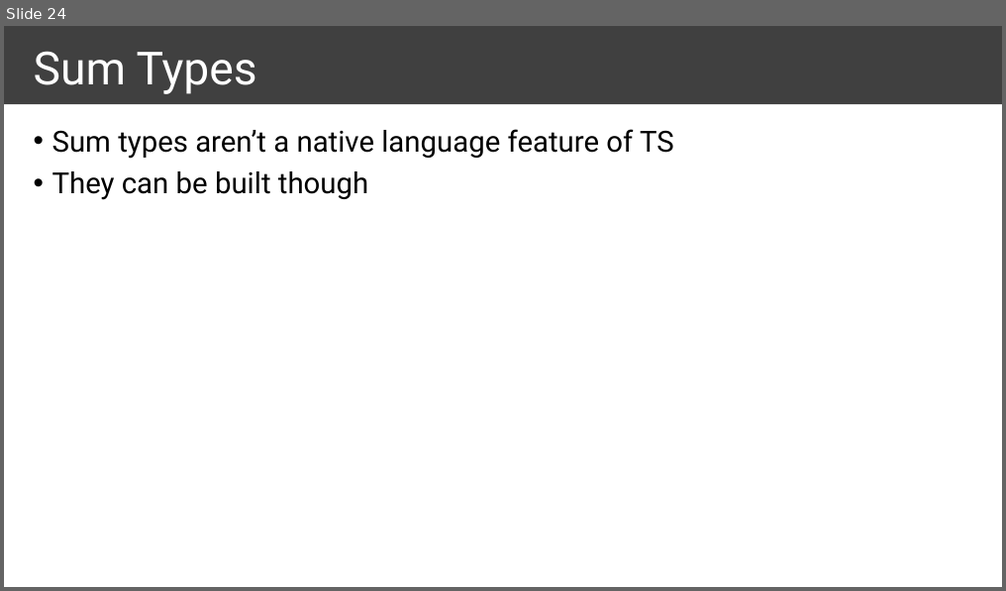
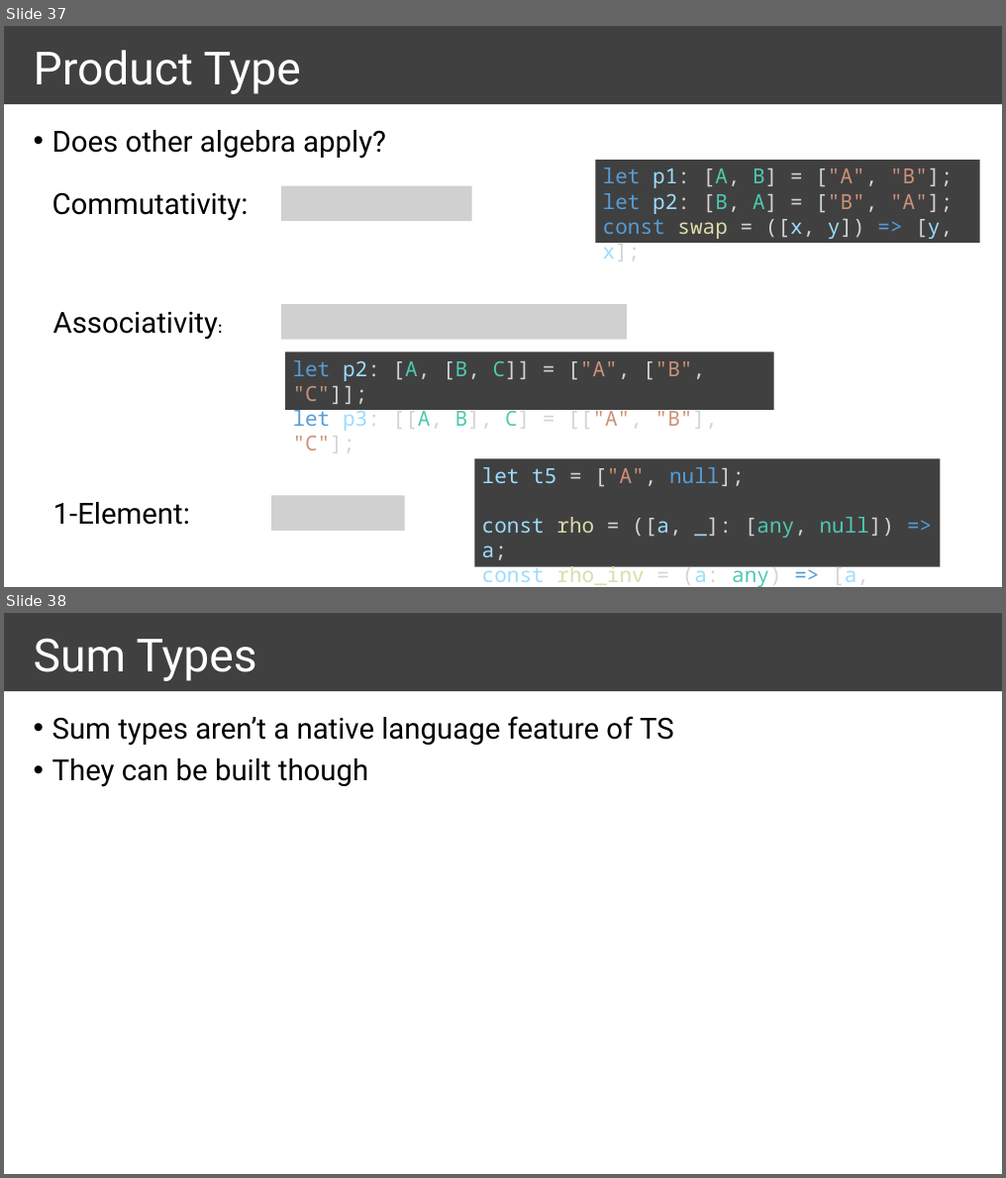
Before and after one commit to ymekesser/a-type-of-magic-presentation, a slide deck: a-type-of-magic.pptx. Shown one above the other, each under a label of ours: slide 24 before the commit, slides 37 and 38 after it. The pictures are 1006x591 and 1006x1178 pixels, drawn with LibreOffice and Linux fonts; fonts in the diff are those of the drawing; grey boxes stand for pictures. Boxes give left, top, right and bottom in pixels: in the first picture for what was removed or moved away, otherwise in the second. Text is boxed around its words. In the diff, an @@ line names an element or a change of style, - is before the commit and + after.

```diff
--- a/a-type-of-magic.pptx
+++ b/a-type-of-magic.pptx
@@ slide 37 added at bbox=[4, 26, 1002, 587], background #FFFFFF; not listed: 1 template element that a slide beside it also shows @@
@@ title added at bbox=[34, 50, 301, 94], 44 pt, text #FFFFFF @@
+Product Type
@@ text added at bbox=[53, 130, 386, 221], 28 pt, text #000000 @@
+• Does other algebra apply?
+  Commutativity:
@@ rectangle added at bbox=[595, 160, 980, 243], fill #404040, 20 pt, text #D4D4D4 @@
+let p1: [A, B] = ["A", "B"];
+let p2: [B, A] = ["B", "A"];
+const swap = ([x, y]) => [y, x];
@@ picture added at bbox=[281, 186, 472, 221] @@
@@ text added at bbox=[54, 312, 218, 340], 28 pt, text #000000 @@
+Associativity:
@@ picture added at bbox=[281, 304, 627, 340] @@
@@ rectangle added at bbox=[285, 353, 774, 410], fill #404040, 20 pt, text #D4D4D4 @@
+let p2: [A, [B, C]] = ["A", ["B", "C"]];
+let p3: [[A, B], C] = [["A", "B"], "C"];
@@ rectangle added at bbox=[475, 460, 941, 568], fill #404040, 20 pt, text #D4D4D4 @@
+let t5 = ["A", null];
+const rho = ([a, _]: [any, null]) => a;
+const rho_inv = (a: any) => [a, null];
@@ picture added at bbox=[271, 495, 405, 531] @@
@@ text added at bbox=[54, 502, 190, 525], 28 pt, text #000000 @@
+1-Element:
@@ what was slide 24 is now slide 38 @@
```
Also in this commit, not shown: 11 slides changed, 21 other slides added, 7 other files.
